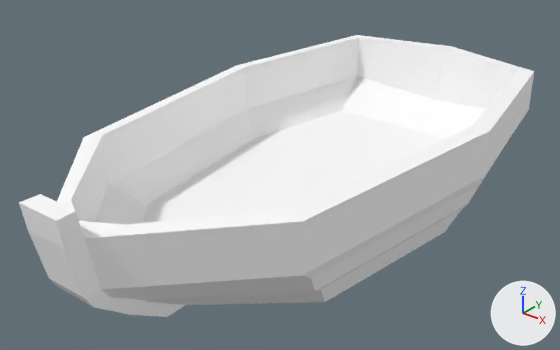
The glTF model frontend/assets/models3d/packs/quaternius-fbx/boat.glb: old version first, new version second.
Rendered twice from a camera (50 mm lens) standing at (5.77, -7.43, 5.3) and looking at (-0.18, 0.01, 0.68). The lights are fixed; the arrows at lower right show +X, +Y and +Z. The first picture is the older version. Where no turn or scale is listed for an object, it has been applied to the vertices.

In view in the first picture: 'Boat'.
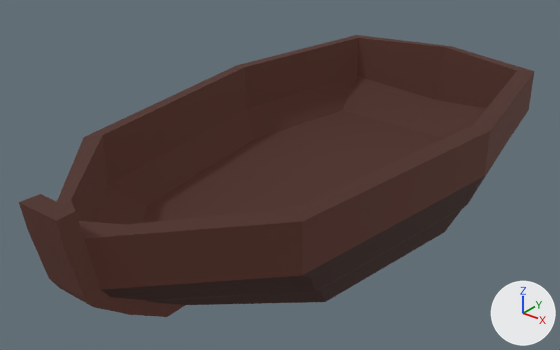
Pixel boxes [x1, y1, x2, y2] of what changed, in the pictures (560 x 350 px):
'Boat', recoloured, surface changed (white to brown)
    both: [19, 35, 534, 317]

Patch to the scene script:
```diff
--- a/frontend/assets/models3d/packs/quaternius-fbx/boat.glb.py
+++ b/frontend/assets/models3d/packs/quaternius-fbx/boat.glb.py
@@ mat_material_0 @@
 mat_material_0 = principled_material('Material_0')
-mat_material_0.base_color = (1.0, 1.0, 1.0)  # white #ffffff
+mat_material_0.base_color = (0.0133, 0.00524, 0.00401)  # black #1e100d
 mat_material_0.roughness = 0.85
+mat_material_0.emission_color = (0.0133, 0.00524, 0.00401)  # black #1e100d
+mat_material_0.emission_strength = 1.0
@@ mat_material_1 @@
 mat_material_1 = principled_material('Material_1')
-mat_material_1.base_color = (1.0, 1.0, 1.0)  # white #ffffff
+mat_material_1.base_color = (0.0337, 0.0107, 0.0071)  # brown #331b14
 mat_material_1.roughness = 0.85
+mat_material_1.emission_color = (0.0337, 0.0107, 0.0071)  # brown #331b14
+mat_material_1.emission_strength = 1.0
```
